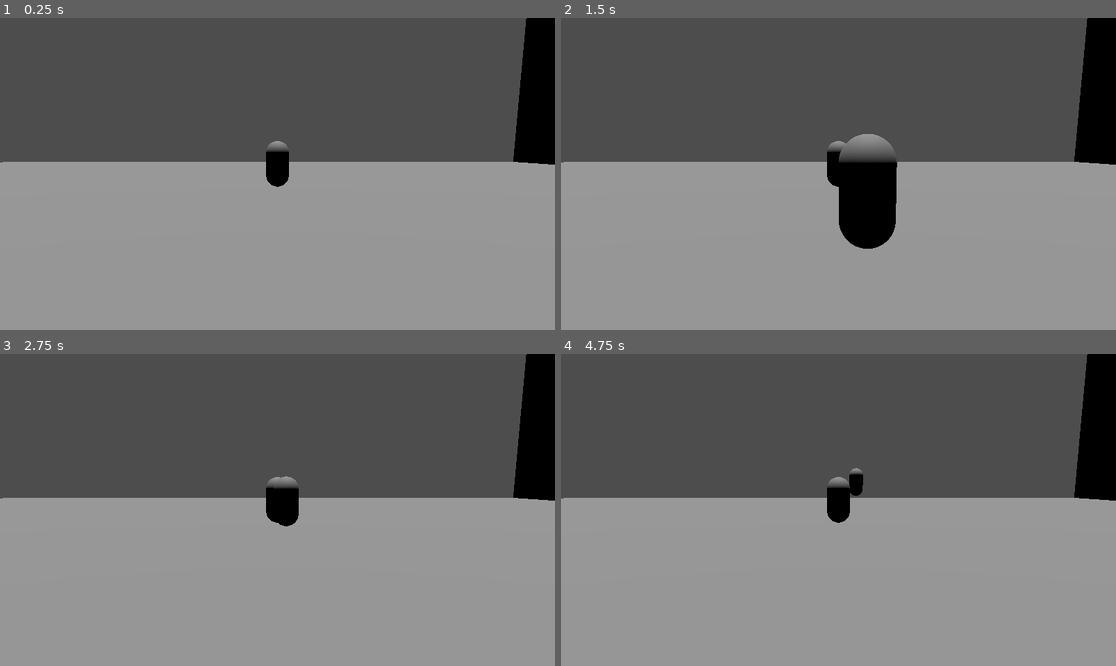
Above: before the commit, frames 1-4 (two rows, left to right).
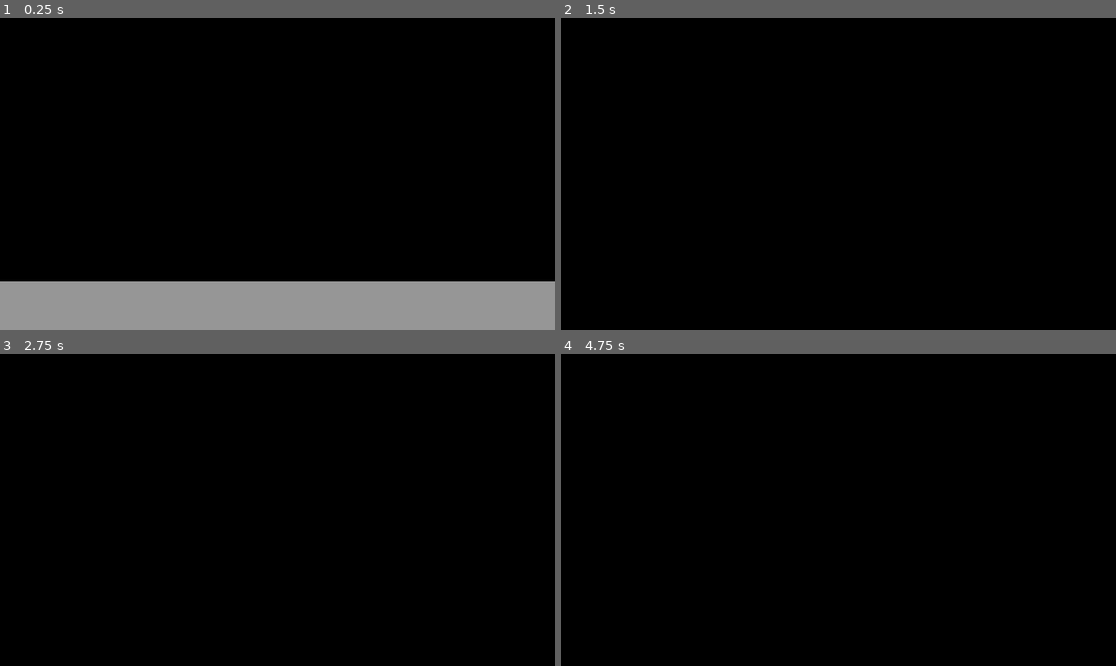
Above: after the commit, the same moments.

Repository: nyayat/Occuloss
Game: Godot game, scene res://Scenes/House.tscn
The game is run twice, just before and just after one commit, with the same random seed, the same clock (stepped at 60 frames per second) and the same inputs.
Inputs (mouse positions are in pixels of both pictures, inside the frame that each line leads up to):
- Up to frame 1 (0.25 s): no input
- Up to frame 2 (1.5 s): tap Enter (ui_accept) at 0.5, 0.77 s; move the mouse to (866, 174) at 0.52 s; hold Up (ui_up) from 0.53 s (still down); move the mouse to (810, 174) at 1.27 s
- Up to frame 3 (2.75 s): keep holding Up (ui_up); tap Enter (ui_accept) at 1.52 s; move the mouse to (288, 503) at 2.02 s
- Up to frame 4 (4.75 s): keep holding Up (ui_up); move the mouse to (832, 516) at 2.77 s; tap Enter (ui_accept) at 3.02, 3.77, 4.52 s; move the mouse to (877, 513) at 3.52 s; move the mouse to (794, 506) at 4.27 s

The runs differ from the first frame. In frame 1, 81% of the frame differs, in the area x 0-100%, y 0-85%; in frame 2, 94%; in frame 3, 96%; in frame 4, 96%, in the area x 0-100%, y 0-100%.

Commit message:
✨feature: weeping angel moving when not viewed

Diff:
--- a/Scenes/House.tscn
+++ b/Scenes/House.tscn
@@ -1,7 +1,15 @@
-[gd_scene load_steps=7 format=3 uid="uid://8ndhyxhd6shg"]
+[gd_scene load_steps=8 format=3 uid="uid://8ndhyxhd6shg"]
 
 [ext_resource type="Script" uid="uid://cg254yafrnc7p" path="res://Scripts/FirstPerson.gd" id="1_xvb4y"]
-[ext_resource type="Script" uid="uid://bkoqu31rfuuud" path="res://Scripts/Vision.gd" id="2_ftrsn"]
+[ext_resource type="Script" uid="uid://bxhc30251ktjy" path="res://Scripts/Ennemy.gd" id="2_ftrsn"]
+
+[sub_resource type="CapsuleMesh" id="CapsuleMesh_t7fwh"]
+
+[sub_resource type="CapsuleShape3D" id="CapsuleShape3D_t7fwh"]
+
+[sub_resource type="NavigationMesh" id="NavigationMesh_ftrsn"]
+vertices = PackedVector3Array(8.55149, -0.544334, -5.07004, 8.55149, -0.544334, -29.57, -29.6985, -0.544334, -29.57, -29.6985, -0.544334, -5.07004, 10.5515, -0.544334, -5.07004, 10.8015, -0.544334, -3.82004, 25.5515, -0.544334, -3.82004, 25.5515, -0.544334, -29.57, 26.8015, 28.9557, 29.18, 26.8015, 28.9557, -29.57, 26.5515, 28.9557, 29.18, 29.5515, 28.9557, 29.68, -29.6985, 28.9557, 29.43, 27.8015, -0.544334, -29.57, 27.8015, -0.544334, 28.43, 29.5515, -0.544334, 28.43, 29.5515, -0.544334, -29.57, 10.5515, -0.544334, -2.82004, 25.5515, -0.544334, 28.43, -29.6985, -0.544334, -2.82004, -29.6985, -0.544334, 28.43)
+polygons = [PackedInt32Array(3, 2, 0), PackedInt32Array(0, 2, 1), PackedInt32Array(5, 4, 6), PackedInt32Array(6, 4, 7), PackedInt32Array(7, 4, 1), PackedInt32Array(4, 0, 1), PackedInt32Array(10, 9, 8), PackedInt32Array(8, 11, 10), PackedInt32Array(10, 11, 12), PackedInt32Array(16, 15, 13), PackedInt32Array(13, 15, 14), PackedInt32Array(5, 6, 17), PackedInt32Array(17, 6, 18), PackedInt32Array(19, 17, 20), PackedInt32Array(20, 17, 18)]
 
 [sub_resource type="BoxShape3D" id="BoxShape3D_t7fwh"]
 size = Vector3(60, 1, 60)
@@ -9,20 +17,7 @@
 [sub_resource type="BoxMesh" id="BoxMesh_xvb4y"]
 size = Vector3(60, 1, 60)
 
-[sub_resource type="CapsuleMesh" id="CapsuleMesh_t7fwh"]
-
-[sub_resource type="CapsuleShape3D" id="CapsuleShape3D_t7fwh"]
-
 [node name="Main" type="Node"]
-
-[node name="Ground" type="StaticBody3D" parent="."]
-transform = Transform3D(1, 0, 0, 0, 1, 0, 0, 0, 1, 0, -1.5, 0)
-
-[node name="CollisionShape3D" type="CollisionShape3D" parent="Ground"]
-shape = SubResource("BoxShape3D_t7fwh")
-
-[node name="MeshInstance3D" type="MeshInstance3D" parent="Ground"]
-mesh = SubResource("BoxMesh_xvb4y")
 
 [node name="DirectionalLight3D" type="DirectionalLight3D" parent="."]
 transform = Transform3D(1, 0, 0, 0, -0.0604214, 0.998173, 0, -0.998173, -0.0604214, 0, 18.6174, 0)
@@ -38,38 +33,66 @@
 
 [node name="Vision" type="Node" parent="FPPlayer"]
 
-[node name="Camera3D" type="Camera3D" parent="FPPlayer/Vision"]
-transform = Transform3D(1, 0, 0, 0, 0.994522, 0.104528, 0, -0.104528, 0.994522, 0, 0.8, 0)
-fov = 60.0
-script = ExtResource("2_ftrsn")
-
 [node name="RayCast3D" type="RayCast3D" parent="FPPlayer/Vision"]
 transform = Transform3D(1, 0, 0, 0, -4.37114e-08, -1, 0, 1, -4.37114e-08, 0, 0.8, -0.213655)
 target_position = Vector3(0, -10, 0)
 
-[node name="WALL1" type="StaticBody3D" parent="."]
+[node name="Camera3D" type="Camera3D" parent="FPPlayer"]
+transform = Transform3D(1, 0, 0, 0, 0.994522, 0.104528, 0, -0.104528, 0.994522, 0, 0.8, 0)
+fov = 60.0
+
+[node name="Ennemy" type="CharacterBody3D" parent="." node_paths=PackedStringArray("player", "camera")]
+transform = Transform3D(1, 0, 0, 0, 1, 0, 0, 0, 1, 0, 0, -11.8416)
+script = ExtResource("2_ftrsn")
+player = NodePath("../FPPlayer")
+camera = NodePath("../FPPlayer/Camera3D")
+
+[node name="MeshInstance3D" type="MeshInstance3D" parent="Ennemy"]
+mesh = SubResource("CapsuleMesh_t7fwh")
+
+[node name="CollisionShape3D" type="CollisionShape3D" parent="Ennemy"]
+shape = SubResource("CapsuleShape3D_t7fwh")
+
+[node name="NavigationAgent3D" type="NavigationAgent3D" parent="Ennemy"]
+
+[node name="Environnement" type="Node" parent="."]
+
+[node name="NavigationRegion3D" type="NavigationRegion3D" parent="Environnement"]
+navigation_mesh = SubResource("NavigationMesh_ftrsn")
+
+[node name="WALL3" type="StaticBody3D" parent="Environnement/NavigationRegion3D"]
+transform = Transform3D(1, 0, 0, 0, 0.00272251, -0.999996, 0, 0.999996, 0.00272251, -19.9485, -14.5291, -3.89828)
+
+[node name="CollisionShape3D" type="CollisionShape3D" parent="Environnement/NavigationRegion3D/WALL3"]
+shape = SubResource("BoxShape3D_t7fwh")
+
+[node name="MeshInstance3D" type="MeshInstance3D" parent="Environnement/NavigationRegion3D/WALL3"]
+transform = Transform3D(1, 0, 0, 0, 1, 0, 0, 0, 1, 0, 0, 0.014)
+mesh = SubResource("BoxMesh_xvb4y")
+
+[node name="WALL2" type="StaticBody3D" parent="Environnement/NavigationRegion3D"]
+transform = Transform3D(-4.37114e-08, 1, -4.37114e-08, 0, -4.37114e-08, -1, -1, -4.37114e-08, 1.91069e-15, 26.7569, -1.5, -0.0700417)
+
+[node name="CollisionShape3D" type="CollisionShape3D" parent="Environnement/NavigationRegion3D/WALL2"]
+shape = SubResource("BoxShape3D_t7fwh")
+
+[node name="MeshInstance3D" type="MeshInstance3D" parent="Environnement/NavigationRegion3D/WALL2"]
+mesh = SubResource("BoxMesh_xvb4y")
+
+[node name="WALL1" type="StaticBody3D" parent="Environnement/NavigationRegion3D"]
 transform = Transform3D(1, 0, 0, 0, -4.37114e-08, -1, 0, 1, -4.37114e-08, 0, -1.5, 29.6263)
 
-[node name="CollisionShape3D" type="CollisionShape3D" parent="WALL1"]
+[node name="CollisionShape3D" type="CollisionShape3D" parent="Environnement/NavigationRegion3D/WALL1"]
 shape = SubResource("BoxShape3D_t7fwh")
 
-[node name="MeshInstance3D" type="MeshInstance3D" parent="WALL1"]
+[node name="MeshInstance3D" type="MeshInstance3D" parent="Environnement/NavigationRegion3D/WALL1"]
 mesh = SubResource("BoxMesh_xvb4y")
 
-[node name="WALL2" type="StaticBody3D" parent="."]
-transform = Transform3D(-4.37114e-08, 1, -4.37114e-08, 0, -4.37114e-08, -1, -1, -4.37114e-08, 1.91069e-15, 26.7569, -1.5, -0.0700417)
+[node name="Ground" type="StaticBody3D" parent="Environnement/NavigationRegion3D"]
+transform = Transform3D(1, 0, 0, 0, 1, 0, 0, 0, 1, 0, -1.5, 0)
 
-[node name="CollisionShape3D" type="CollisionShape3D" parent="WALL2"]
+[node name="CollisionShape3D" type="CollisionShape3D" parent="Environnement/NavigationRegion3D/Ground"]
 shape = SubResource("BoxShape3D_t7fwh")
 
-[node name="MeshInstance3D" type="MeshInstance3D" parent="WALL2"]
+[node name="MeshInstance3D" type="MeshInstance3D" parent="Environnement/NavigationRegion3D/Ground"]
 mesh = SubResource("BoxMesh_xvb4y")
-
-[node name="Ennemi" type="CharacterBody3D" parent="."]
-transform = Transform3D(1, 0, 0, 0, 1, 0, 0, 0, 1, 0, 0, -11.8416)
-
-[node name="MeshInstance3D" type="MeshInstance3D" parent="Ennemi"]
-mesh = SubResource("CapsuleMesh_t7fwh")
-
-[node name="CollisionShape3D" type="CollisionShape3D" parent="Ennemi"]
-shape = SubResource("CapsuleShape3D_t7fwh")
--- /dev/null
+++ b/Scripts/Ennemy.gd
@@ -0,0 +1,58 @@
+extends CharacterBody3D
+
+@export var speed: float = 5.0
+@export var player: CharacterBody3D
+@export var camera: Camera3D
+
+var agent: NavigationAgent3D
+
+func _ready():
+	agent = $NavigationAgent3D
+	agent.target_position = global_transform.origin  # Stay still initially
+	#player = get_node("FPPlayer")
+	#camera = get_node("Camera3D")
+
+func _physics_process(delta):
+	# Update target if enemy is not seen
+	if not is_seen_by_camera():
+		agent.target_position = player.global_transform.origin
+		move_along_path(delta)
+	else:
+		velocity = Vector3.ZERO
+		move_and_slide()
+
+func move_along_path(delta):
+	if agent.is_navigation_finished():
+		return
+	var next_point = agent.get_next_path_position()
+	var direction = (next_point - global_transform.origin).normalized()
+	velocity = direction * speed
+	move_and_slide()
+
+func move_enemy(delta):
+	# Move toward player or along a predefined path
+	var direction = (player.global_transform.origin - global_transform.origin).normalized()
+	velocity = direction * speed
+	move_and_slide()
+
+func is_visible_line_of_sight() -> bool:
+	var space_state = get_world_3d().direct_space_state
+	var ray_params = PhysicsRayQueryParameters3D.create(camera.global_transform.origin,global_transform.origin)
+	ray_params.exclude = [camera, self] # Optional: ignore self/camera
+	var result = space_state.intersect_ray(ray_params)
+
+	return result.is_empty()
+
+func is_seen_by_camera() -> bool:
+	# 1. Check if enemy is in front of the camera
+	var to_enemy = global_transform.origin - camera.global_transform.origin
+	if camera.is_position_behind(global_transform.origin):
+		return false
+
+	# 2. Check angle between camera forward and direction to enemy
+	var cam_forward = -camera.global_transform.basis.z
+	var dot = cam_forward.normalized().dot(to_enemy.normalized())
+
+	# If dot > cos(FOV / 2), then it's in field of view
+	var fov_threshold = cos(deg_to_rad(camera.fov ))
+	return dot > fov_threshold and is_visible_line_of_sight()
--- a/Scripts/Vision.gd
+++ /dev/null
@@ -1 +0,0 @@
-extends Camera3D
Not shown, added: Scripts/Ennemy.gd.uid
Not shown, removed: Scripts/Vision.gd.uid
